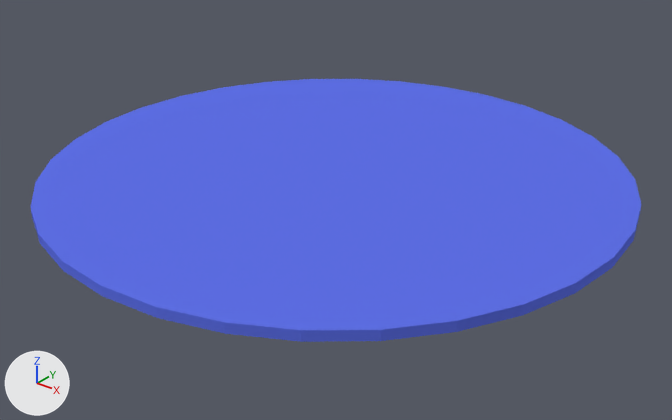
Before and after pictures for a commit that changed the Blender file blender/board.blend.
Before and after are seen from a camera (50 mm lens) standing at (27.4, -34.3, 19.2) and looking at (0.5, -0.6, -1.7). Every picture has the same lights, and +X, +Y and +Z are marked at lower left.
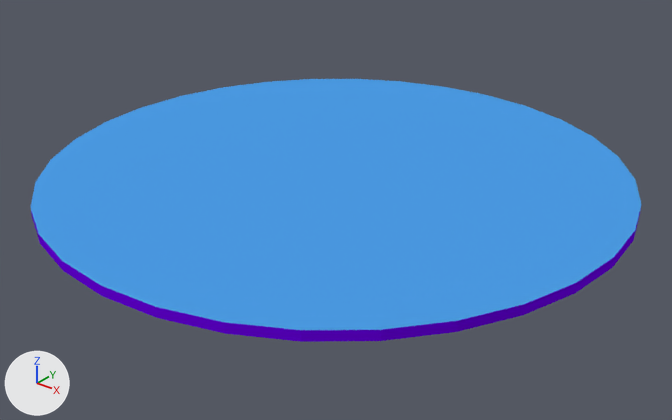
Changed parts and their boxes (x1, y1, x2, y2) in the pictures (672 x 420 px):
```json
{"object": "Cylinder", "change": "recoloured", "before": [30, 79, 641, 342], "after": [30, 79, 641, 342]}
{"part": 1, "of": "me_cylinder", "change": "recoloured", "before": [31, 208, 641, 342], "after": [31, 208, 641, 342], "on screen": "blue to purple"}
```

The change, as JSON lines over the scene's bpy script:
```json
{"op": "set", "path": "mat_material.base_color", "old": "(0.114, 0.163, 0.8)", "new": "(0.0736, 0.339, 0.8)", "note": "blue #5f70e7 -> blue #4d9de7"}
{"op": "add", "block": "mat_material_002", "code": ["mat_material_002 = diffuse_material('Material.002')", "mat_material_002.base_color = (0.147, 0.0, 0.8)  # purple #6b00e7"]}
{"block": "me_cylinder", "where": "me_cylinder.from_pydata(...)  # 64 vertices, 34 faces; spans x -1.0..1.0, y -1.0..1.0, z -1.0..1.0"}
{"block": "me_cylinder", "where": "# used by ob_cylinder; location = (0.0, 0.0, 0.0); scale = (15.0, 15.0, 0.25)"}
{"block": "me_cylinder", "change": "me_cylinder part 1: all 32 faces centred in x -0.99..0.99, y -0.99..0.99, z 0.0 switch from mat_material (blue #5f70e7) to mat_material_002 (purple #6b00e7)"}
```
